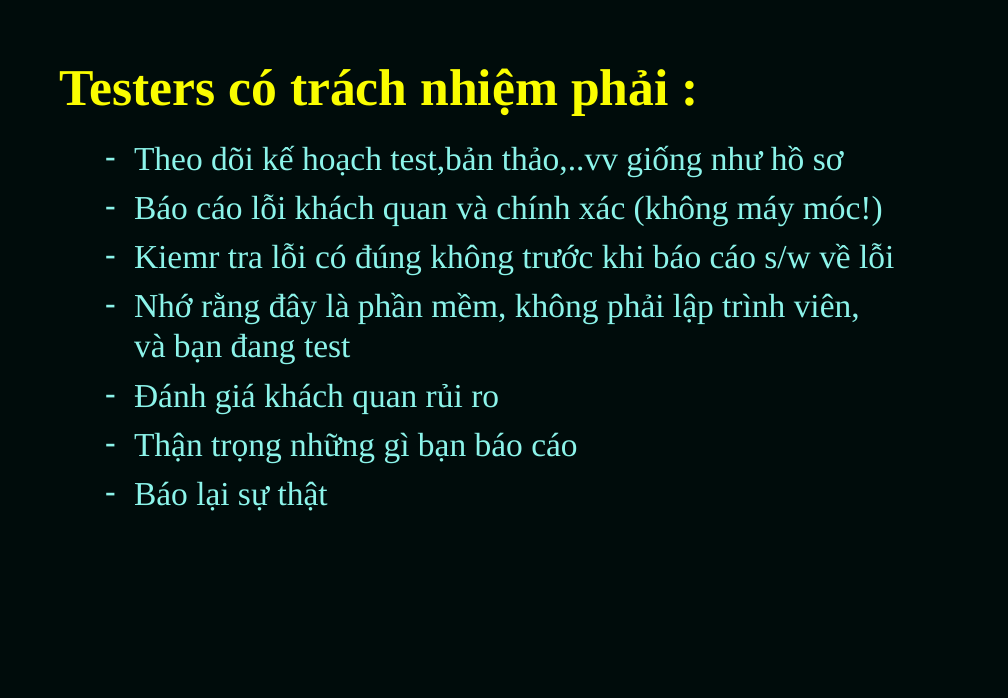
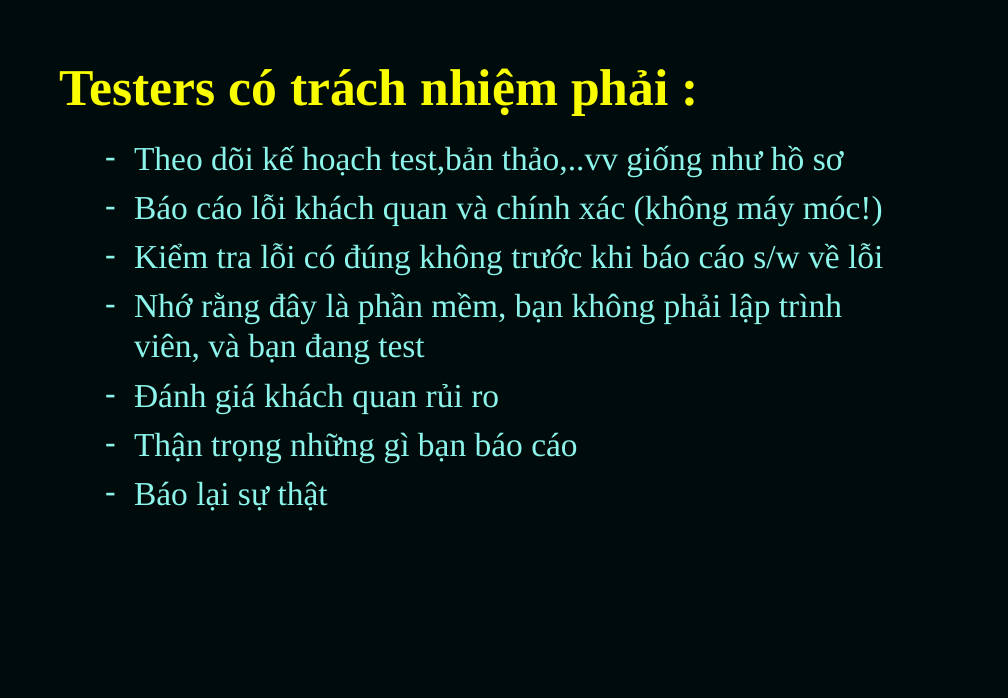
Before and after one commit to TesterRepo/kiemthu_Group1, a slide deck: slide 49 of ISTQBCH1-nhóm 1.ppt. Drawn at 1008x698 pixels with LibreOffice and Linux fonts; fonts in the diff are those of the drawing. Boxes give left, top, right and bottom in pixels: in the first picture for what was removed or moved away, otherwise in the second. Text is boxed around its words. In the diff, an @@ line names an element or a change of style, - is before the commit and + after.

```diff
--- a/ISTQBCH1-nhóm 1.ppt
+++ b/ISTQBCH1-nhóm 1.ppt
@@ text at [134,243,883,364]: text changed @@
-  – Kiemr tra lỗi có đúng không trước khi báo cáo s/w về lỗi
-  – Nhớ rằng đây là phần mềm, không phải lập trình viên, và bạn đang test
+  – Kiểm tra lỗi có đúng không trước khi báo cáo s/w về lỗi
+  – Nhớ rằng đây là phần mềm, bạn không phải lập trình viên, và bạn đang test
```
Also in this commit, not shown: 24 other slides changed.
